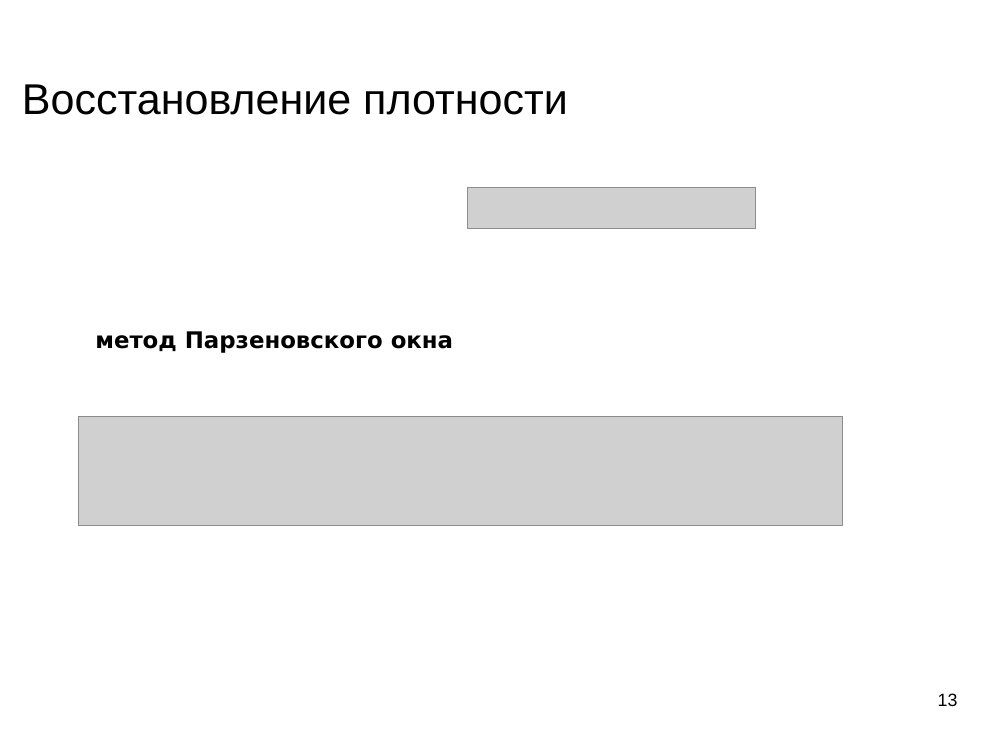
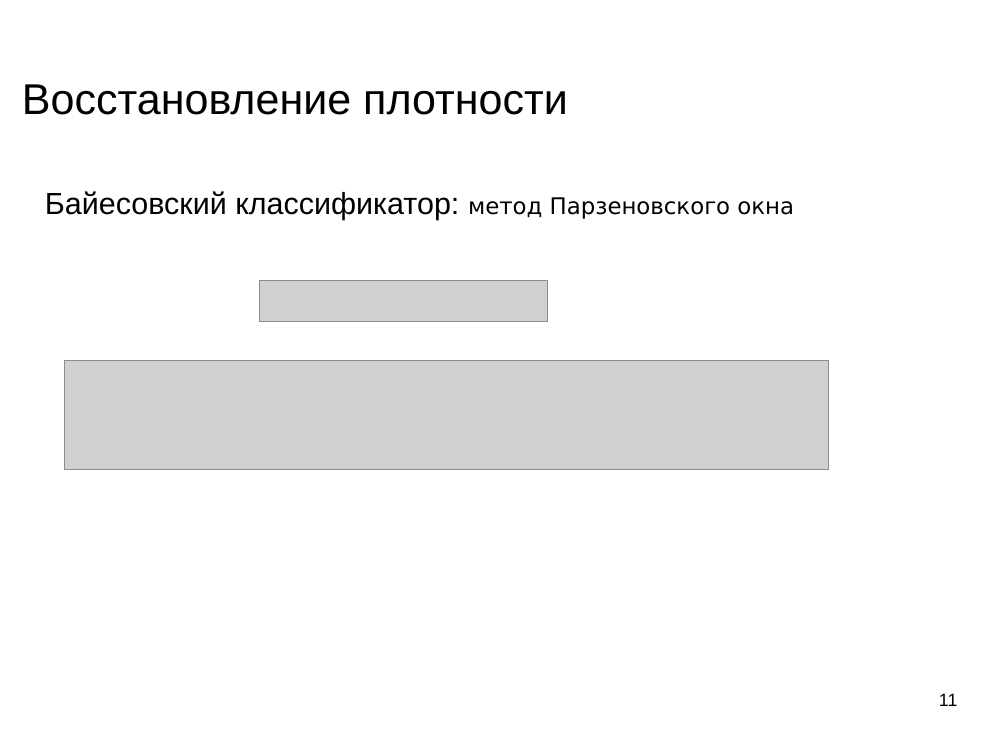
Before and after one commit to mechanoid5/ml_lectorium_legacy, a slide deck: slide 11 of 05-em.odp (slide 13 before the commit). Drawn at 1008x756 pixels with LibreOffice and Linux fonts; fonts in the diff are those of the drawing; grey boxes stand for pictures; background and template pictures are left out. Boxes give left, top, right and bottom in pixels: in the first picture for what was removed or moved away, otherwise in the second. Text is boxed around its words. In the diff, an @@ line names an element or a change of style, - is before the commit and + after.

```diff
--- a/05-em.odp
+++ b/05-em.odp
@@ text at bbox=[45, 191, 794, 220]: text changed; size 18 to 24 pt; font DejaVu Sans to Arial; bold off @@
-метод Парзеновского окна
+Байесовский классификатор: метод Парзеновского окна
@@ picture: place and size @@
-picture at bbox=[468, 188, 756, 229]
+picture at bbox=[259, 281, 547, 322]
@@ picture: place and size @@
-picture at bbox=[79, 416, 843, 525]
+picture at bbox=[65, 360, 830, 469]
@@ page number at bbox=[939, 693, 957, 706]: text changed @@
-13
+11
```
Also in this commit, not shown: 7 other slides changed, 1 slide added, 7 slides removed, 2 other files.
